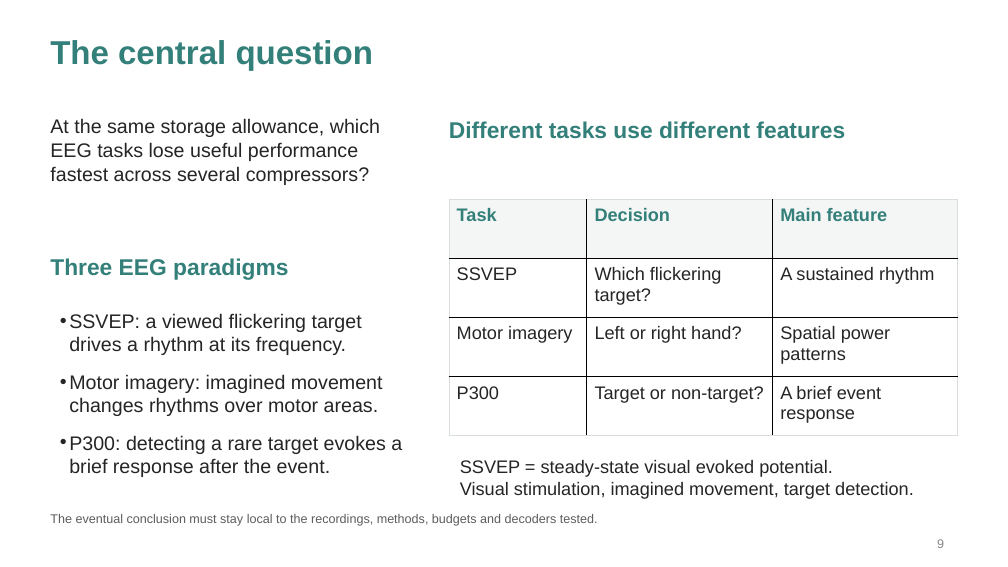
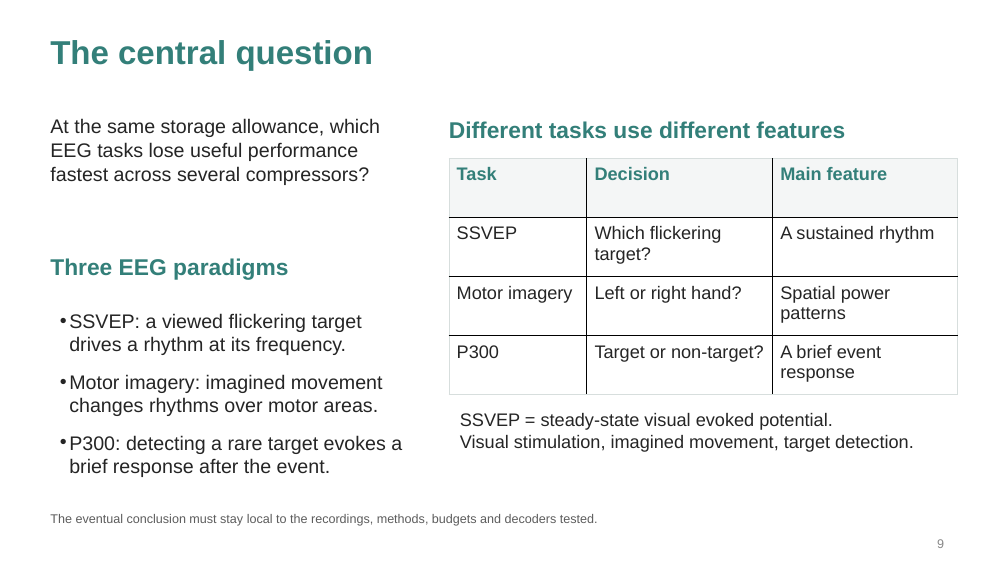
Before and after one commit to Deb044/DataCompression, a slide deck: slide 9 of output/presentation/every-bit-of-the-brain.pptx. Drawn at 1008x567 pixels with LibreOffice and Linux fonts; fonts in the diff are those of the drawing. Boxes give left, top, right and bottom in pixels: in the first picture for what was removed or moved away, otherwise in the second. Text is boxed around its words. In the diff, an @@ line names an element or a change of style, - is before the commit and + after.

```diff
--- a/output/presentation/every-bit-of-the-brain.pptx
+++ b/output/presentation/every-bit-of-the-brain.pptx
@@ table: place and size @@
-table at bbox=[449, 200, 958, 436]
+table at bbox=[449, 158, 958, 394]
@@ text "SSVEP = steady-state visual evoked ...": place and size @@
-text "SSVEP = steady-state visual evoked ..." at bbox=[460, 460, 914, 499]
+text "SSVEP = steady-state visual evoked ..." at bbox=[460, 413, 914, 452]
```
Also in this commit, not shown: 7 other slides changed, 5 other files.
